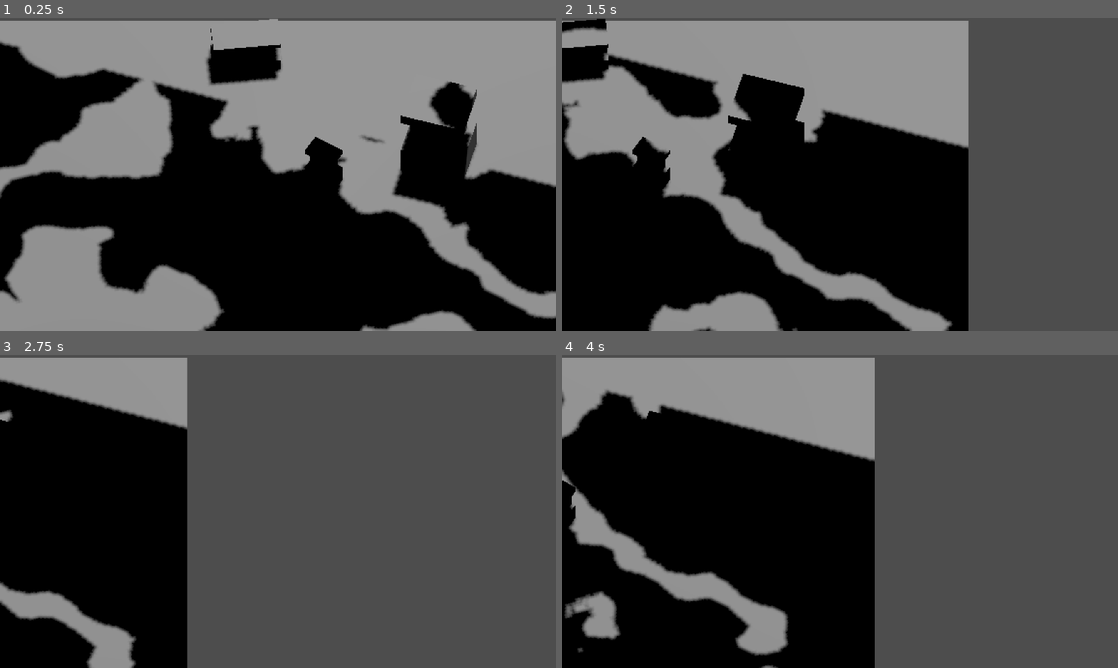
Above: before the commit, frames 1-4 (two rows, left to right).
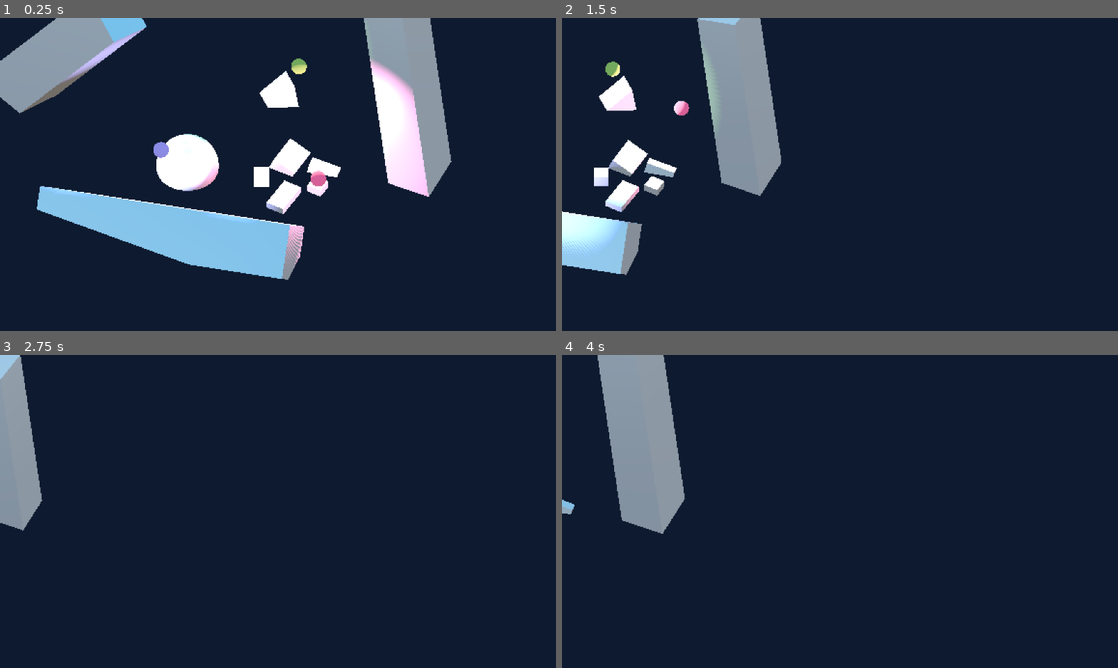
Above: after the commit, the same moments.

Repository: GudBoiNero/godot_pixelized
Game: Godot game, scene res://scenes/world.tscn
Same seed, same stepped clock (60 frames per second), same inputs: the game is played once before the commit and once after it. Before the commit the project starts from res://world.tscn.
Inputs:
- Up to frame 1 (0.25 s): no input
- Up to frame 2 (1.5 s): hold D (right) 0.53-1.28 s; tap End (ui_end) at 0.6 s; tap Home (ui_home) at 0.8, 1.35 s; hold Page Down (ui_page_down) from 1.28 s (still down)
- Up to frame 3 (2.75 s): tap End (ui_end) at 1.55, 2.1 s; release Page Down (ui_page_down) at 2.03 s; hold D (right) from 2.03 s (still down); tap Home (ui_home) at 2.3 s
- Up to frame 4 (4 s): release D (right) at 2.78 s; hold Page Up (ui_page_up) 2.78-3.53 s; tap Home (ui_home) at 2.85, 3.8 s; tap End (ui_end) at 3.05, 3.6 s; hold A (left) from 3.53 s (still down)

The runs differ from the first frame. In frame 1, 96% of the frame differs, in the area x 0-100%, y 0-100%; in frame 2, 97%; in frame 3, 100%; in frame 4, 98%.

Commit message:
cool

Diff:
--- a/level.tscn
+++ /dev/null
@@ -1,165 +0,0 @@
-[gd_scene load_steps=10 format=3 uid="uid://ddv4u8epoum8j"]
-
-[ext_resource type="Shader" path="res://clouds.gdshader" id="1_er7l3"]
-
-[sub_resource type="PlaneMesh" id="PlaneMesh_hgcxf"]
-
-[sub_resource type="FastNoiseLite" id="FastNoiseLite_g54cx"]
-frequency = 0.0195
-
-[sub_resource type="NoiseTexture2D" id="NoiseTexture2D_8rmyi"]
-seamless = true
-seamless_blend_skirt = 1.0
-noise = SubResource("FastNoiseLite_g54cx")
-
-[sub_resource type="FastNoiseLite" id="FastNoiseLite_lvxa5"]
-frequency = 0.0308
-fractal_lacunarity = 1.785
-fractal_gain = 0.325
-
-[sub_resource type="NoiseTexture2D" id="NoiseTexture2D_epvuy"]
-seamless = true
-seamless_blend_skirt = 1.0
-noise = SubResource("FastNoiseLite_lvxa5")
-
-[sub_resource type="ShaderMaterial" id="ShaderMaterial_awsmu"]
-render_priority = 0
-shader = ExtResource("1_er7l3")
-shader_parameter/threshold = 0.419
-shader_parameter/speed = 0.005
-shader_parameter/speed2 = 0.004
-shader_parameter/distortion_value = 0.152
-shader_parameter/uv_scale = Vector2(0.5, 0.5)
-shader_parameter/uv_detail_scale = Vector2(0.65, 0.5)
-shader_parameter/noise = SubResource("NoiseTexture2D_epvuy")
-shader_parameter/bump = SubResource("NoiseTexture2D_8rmyi")
-
-[sub_resource type="PlaneMesh" id="PlaneMesh_fa0xn"]
-material = SubResource("ShaderMaterial_awsmu")
-size = Vector2(10, 10)
-
-[sub_resource type="BoxMesh" id="BoxMesh_605aw"]
-
-[node name="Level" type="Node3D"]
-
-[node name="DirectionalLight3D" type="DirectionalLight3D" parent="."]
-transform = Transform3D(0.873899, 0.476999, 0.0936622, 0.0644294, -0.304635, 0.950287, 0.481819, -0.82442, -0.296953, -1.64836, 51.4708, -3.59583)
-shadow_enabled = true
-
-[node name="Ground" type="MeshInstance3D" parent="."]
-transform = Transform3D(23.2148, 0, 0, 0, 1, 0, 0, 0, 16.7153, 0, 0, 0)
-cast_shadow = 2
-mesh = SubResource("PlaneMesh_hgcxf")
-
-[node name="Sky" type="MeshInstance3D" parent="."]
-transform = Transform3D(23.2198, 0, 0, 0, 1.00021, 0, 0, 0, 16.7189, 0, 40, 0)
-gi_mode = 2
-mesh = SubResource("PlaneMesh_fa0xn")
-
-[node name="Tower1" type="Node3D" parent="."]
-transform = Transform3D(0.960269, 0, -0.279075, 0, 1, 0, 0.279075, 0, 0.960269, -1.31828, 0.44783, -1.94777)
-
-[node name="Block" type="MeshInstance3D" parent="Tower1"]
-transform = Transform3D(0.577472, 0, 0, 0, 1, 0, 0, 0, 0.703959, 0, 0.95823, 0)
-mesh = SubResource("BoxMesh_605aw")
-skeleton = NodePath("../../..")
-
-[node name="Block2" type="MeshInstance3D" parent="Tower1"]
-transform = Transform3D(0.765693, 0, 0, 0, 0.231055, 0, 0, 0, 0.955896, 0, 1.46263, 0)
-mesh = SubResource("BoxMesh_605aw")
-skeleton = NodePath("../../..")
-
-[node name="Block3" type="MeshInstance3D" parent="Tower1"]
-transform = Transform3D(0.765693, 0, 0, 0, 0.838027, 0, 0, 0, 0.955896, 0, 0.0838163, 0)
-mesh = SubResource("BoxMesh_605aw")
-skeleton = NodePath("../../..")
-
-[node name="Tower2" type="Node3D" parent="."]
-transform = Transform3D(0.938854, 0, -0.344315, 0, 1, 0, 0.344315, 0, 0.938854, 0.622957, 0, -2.14114)
-
-[node name="Block" type="MeshInstance3D" parent="Tower2"]
-transform = Transform3D(0.577472, 0, 0, 0, 1, 0, 0, 0, 0.703959, 0, 0.95823, 0)
-mesh = SubResource("BoxMesh_605aw")
-skeleton = NodePath("../../..")
-
-[node name="Block2" type="MeshInstance3D" parent="Tower2"]
-transform = Transform3D(0.765693, 0, 0, 0, 0.231055, 0, 0, 0, 0.955896, 0, 1.46263, 0)
-mesh = SubResource("BoxMesh_605aw")
-skeleton = NodePath("../../..")
-
-[node name="Block3" type="MeshInstance3D" parent="Tower2"]
-transform = Transform3D(0.765693, 0, 0, 0, 0.838027, 0, 0, 0, 0.955896, 0, 0.0838163, 0)
-mesh = SubResource("BoxMesh_605aw")
-skeleton = NodePath("../../..")
-
-[node name="Tower3" type="Node3D" parent="."]
-transform = Transform3D(0.846667, 0, -0.532123, 0, 1, 0, 0.532123, 0, 0.846667, 0.0459971, 0.296554, 2.80248)
-
-[node name="Block" type="MeshInstance3D" parent="Tower3"]
-transform = Transform3D(0.577471, -0.00144882, -1.16229e-06, 0.000836651, 0.999996, 0.00162279, -9.83477e-07, -0.00230523, 0.703957, 0, 0.95823, 0)
-mesh = SubResource("BoxMesh_605aw")
-skeleton = NodePath("../../..")
-
-[node name="Block2" type="MeshInstance3D" parent="Tower3"]
-transform = Transform3D(0.765693, 0, 0, 0, 0.231055, 0, 0, 0, 0.955896, 0, 1.46263, 0)
-mesh = SubResource("BoxMesh_605aw")
-skeleton = NodePath("../../..")
-
-[node name="Block3" type="MeshInstance3D" parent="Tower3"]
-transform = Transform3D(0.765693, 0, 0, 0, 0.838027, 0, 0, 0, 0.955896, 0, 0.0838163, 0)
-mesh = SubResource("BoxMesh_605aw")
-skeleton = NodePath("../../..")
-
-[node name="Tower4" type="Node3D" parent="."]
-transform = Transform3D(5.10229, 0, -0.997282, 0, 3.55676, 0, 1.48284, 0, 3.43155, 10.2803, 0.534547, -6.09378)
-
-[node name="Block" type="MeshInstance3D" parent="Tower4"]
-transform = Transform3D(0.577472, 0, 0, 0, 1, 0, 0, 0, 0.703959, 0, 0.95823, 0)
-mesh = SubResource("BoxMesh_605aw")
-skeleton = NodePath("../../..")
-
-[node name="Block2" type="MeshInstance3D" parent="Tower4"]
-transform = Transform3D(0.765693, 0, 0, 0, 0.231055, 0, 0, 0, 0.955896, 0, 1.46263, 0)
-mesh = SubResource("BoxMesh_605aw")
-skeleton = NodePath("../../..")
-
-[node name="Block3" type="MeshInstance3D" parent="Tower4"]
-transform = Transform3D(0.765693, 0, 0, 0, 0.838027, 0, 0, 0, 0.955896, 0, 0.0838163, 0)
-mesh = SubResource("BoxMesh_605aw")
-skeleton = NodePath("../../..")
-
-[node name="Tower5" type="Node3D" parent="."]
-transform = Transform3D(2.24397, 0, -0.692761, 0, 1.7288, 0, 1.41031, 0, 1.10226, 2.92656, 0.634827, -4.2752)
-
-[node name="Block" type="MeshInstance3D" parent="Tower5"]
-transform = Transform3D(0.577472, 0, 0, 0, 1, 0, 0, 0, 0.703959, 0, 0.95823, 0)
-mesh = SubResource("BoxMesh_605aw")
-skeleton = NodePath("../../..")
-
-[node name="Block2" type="MeshInstance3D" parent="Tower5"]
-transform = Transform3D(0.765693, 0, 0, 0, 0.231055, 0, 0, 0, 0.955896, 0, 1.46263, 0)
-mesh = SubResource("BoxMesh_605aw")
-skeleton = NodePath("../../..")
-
-[node name="Block3" type="MeshInstance3D" parent="Tower5"]
-transform = Transform3D(0.765693, 0, 0, 0, 0.838027, 0, 0, 0, 0.955896, 0, 0.0838163, 0)
-mesh = SubResource("BoxMesh_605aw")
-skeleton = NodePath("../../..")
-
-[node name="Tower6" type="Node3D" parent="."]
-transform = Transform3D(5.64708, 0, 0.218765, 0, 1.65028, 0, -0.588349, 0, 2.09975, -2.0602, 0.152871, -13.7322)
-
-[node name="Block" type="MeshInstance3D" parent="Tower6"]
-transform = Transform3D(0.577472, 0, 0, 0, 1, 0, 0, 0, 0.703959, 0, 0.95823, 0)
-mesh = SubResource("BoxMesh_605aw")
-skeleton = NodePath("../../..")
-
-[node name="Block2" type="MeshInstance3D" parent="Tower6"]
-transform = Transform3D(0.765693, 0, 0, 0, 0.231055, 0, 0, 0, 0.955896, 0, 1.46263, 0)
-mesh = SubResource("BoxMesh_605aw")
-skeleton = NodePath("../../..")
-
-[node name="Block3" type="MeshInstance3D" parent="Tower6"]
-transform = Transform3D(0.765693, 0, 0, 0, 0.838027, 0, 0, 0, 0.955896, 0, 0.0838163, 0)
-mesh = SubResource("BoxMesh_605aw")
-skeleton = NodePath("../../..")
--- a/project.godot
+++ b/project.godot
@@ -12,7 +12,7 @@
 
 config/name="godot_pixelized"
 config/description="No Description"
-run/main_scene="res://world.tscn"
+run/main_scene="res://scenes/world.tscn"
 config/features=PackedStringArray("4.3", "Forward Plus")
 config/icon="res://icon.svg"
 
@@ -48,4 +48,10 @@
 [rendering]
 
 textures/canvas_textures/default_texture_filter=0
+lights_and_shadows/directional_shadow/soft_shadow_filter_quality=4
 lights_and_shadows/directional_shadow/16_bits=false
+lights_and_shadows/positional_shadow/soft_shadow_filter_quality=4
+lights_and_shadows/positional_shadow/atlas_16_bits=false
+lights_and_shadows/positional_shadow/atlas_quadrant_0_subdiv=4
+lights_and_shadows/positional_shadow/atlas_quadrant_1_subdiv=4
+lights_and_shadows/positional_shadow/atlas_quadrant_2_subdiv=4
--- /dev/null
+++ b/scenes/level.tscn
@@ -0,0 +1,227 @@
+[gd_scene load_steps=24 format=3 uid="uid://bvdl8fpvta2ek"]
+
+[ext_resource type="Shader" path="res://shaders/clouds.gdshader" id="1_er7l3"]
+[ext_resource type="Script" path="res://scripts/rotator.gd" id="2_wxojq"]
+
+[sub_resource type="ProceduralSkyMaterial" id="ProceduralSkyMaterial_om055"]
+sky_top_color = Color(0.16954, 0.401078, 0.625033, 1)
+sky_horizon_color = Color(0.747087, 0.754783, 0.766936, 1)
+
+[sub_resource type="Sky" id="Sky_cpc4e"]
+sky_material = SubResource("ProceduralSkyMaterial_om055")
+
+[sub_resource type="Environment" id="Environment_lx14g"]
+background_mode = 2
+sky = SubResource("Sky_cpc4e")
+tonemap_mode = 1
+sdfgi_use_occlusion = true
+sdfgi_min_cell_size = 16.0
+sdfgi_cascade0_distance = 1024.0
+sdfgi_max_distance = 16384.0
+sdfgi_y_scale = 2
+volumetric_fog_density = 0.1
+
+[sub_resource type="StandardMaterial3D" id="StandardMaterial3D_hwjr5"]
+albedo_color = Color(0.717647, 0.266667, 0.435294, 1)
+metallic = 1.0
+metallic_specular = 1.0
+emission_enabled = true
+emission = Color(0.717647, 0.266667, 0.435294, 1)
+subsurf_scatter_enabled = true
+
+[sub_resource type="SphereMesh" id="SphereMesh_2jfhb"]
+material = SubResource("StandardMaterial3D_hwjr5")
+
+[sub_resource type="StandardMaterial3D" id="StandardMaterial3D_ewaus"]
+albedo_color = Color(0.333333, 0.505882, 0.243137, 1)
+metallic = 1.0
+metallic_specular = 1.0
+emission_enabled = true
+emission = Color(0.333333, 0.505882, 0.243137, 1)
+subsurf_scatter_enabled = true
+
+[sub_resource type="SphereMesh" id="SphereMesh_k6w4b"]
+material = SubResource("StandardMaterial3D_ewaus")
+
+[sub_resource type="StandardMaterial3D" id="StandardMaterial3D_gf8qg"]
+albedo_color = Color(0.407843, 0.4, 0.752941, 1)
+metallic = 1.0
+metallic_specular = 1.0
+emission_enabled = true
+emission = Color(0.407843, 0.4, 0.752941, 1)
+subsurf_scatter_enabled = true
+
+[sub_resource type="SphereMesh" id="SphereMesh_av3t0"]
+material = SubResource("StandardMaterial3D_gf8qg")
+
+[sub_resource type="BoxMesh" id="BoxMesh_ldwys"]
+size = Vector3(4000, 1, 400)
+
+[sub_resource type="StandardMaterial3D" id="StandardMaterial3D_gumcl"]
+shading_mode = 2
+diffuse_mode = 3
+specular_mode = 1
+vertex_color_use_as_albedo = true
+albedo_color = Color(0.201092, 0.158445, 0.184912, 1)
+heightmap_scale = 12.551
+distance_fade_max_distance = 0.0
+
+[sub_resource type="FastNoiseLite" id="FastNoiseLite_g54cx"]
+frequency = 0.0195
+
+[sub_resource type="NoiseTexture2D" id="NoiseTexture2D_8rmyi"]
+seamless = true
+seamless_blend_skirt = 1.0
+noise = SubResource("FastNoiseLite_g54cx")
+
+[sub_resource type="FastNoiseLite" id="FastNoiseLite_lvxa5"]
+frequency = 0.0308
+fractal_lacunarity = 1.785
+fractal_gain = 0.325
+
+[sub_resource type="NoiseTexture2D" id="NoiseTexture2D_epvuy"]
+seamless = true
+seamless_blend_skirt = 1.0
+noise = SubResource("FastNoiseLite_lvxa5")
+
+[sub_resource type="ShaderMaterial" id="ShaderMaterial_awsmu"]
+render_priority = 0
+shader = ExtResource("1_er7l3")
+shader_parameter/threshold = 0.419
+shader_parameter/speed = 0.005
+shader_parameter/speed2 = 0.004
+shader_parameter/distortion_value = 0.152
+shader_parameter/uv_scale = Vector2(0.5, 0.5)
+shader_parameter/uv_detail_scale = Vector2(0.65, 0.5)
+shader_parameter/noise = SubResource("NoiseTexture2D_epvuy")
+shader_parameter/bump = SubResource("NoiseTexture2D_8rmyi")
+
+[sub_resource type="PlaneMesh" id="PlaneMesh_fa0xn"]
+material = SubResource("ShaderMaterial_awsmu")
+size = Vector2(10, 10)
+
+[sub_resource type="StandardMaterial3D" id="StandardMaterial3D_c1ue7"]
+diffuse_mode = 3
+metallic = 0.52
+metallic_specular = 0.87
+roughness = 0.18
+emission_enabled = true
+emission_energy_multiplier = 4.69
+
+[sub_resource type="PrismMesh" id="PrismMesh_qk2lu"]
+material = SubResource("StandardMaterial3D_c1ue7")
+size = Vector3(2, 2, 1.5)
+
+[sub_resource type="BoxMesh" id="BoxMesh_x8014"]
+material = SubResource("StandardMaterial3D_c1ue7")
+
+[sub_resource type="SphereMesh" id="SphereMesh_b15yr"]
+material = SubResource("StandardMaterial3D_c1ue7")
+radius = 2.0
+height = 4.0
+
+[node name="Level" type="Node3D"]
+
+[node name="WorldEnvironment" type="WorldEnvironment" parent="."]
+environment = SubResource("Environment_lx14g")
+
+[node name="Red" type="Node3D" parent="."]
+transform = Transform3D(1, 0, 0, 0, 1, 0, 0, 0, 1, -3.11797, 0, -1.58742)
+script = ExtResource("2_wxojq")
+rotation_speed_y = 43.0
+
+[node name="OmniLight3D" type="OmniLight3D" parent="Red"]
+transform = Transform3D(1, 0, 0, 0, 1, 0, 0, 0, 1, 4.64336, 3.13272, 6.07262)
+light_color = Color(0.718161, 0.264921, 0.436503, 1)
+light_energy = 1.808
+light_specular = 7.611
+shadow_enabled = true
+omni_range = 8.706
+omni_attenuation = -0.143
+
+[node name="LightSphere" type="MeshInstance3D" parent="Red/OmniLight3D"]
+mesh = SubResource("SphereMesh_2jfhb")
+
+[node name="Green" type="Node3D" parent="."]
+transform = Transform3D(1, 0, 0, 0, 1, 0, 0, 0, 1, 0, 4.49296, 0)
+script = ExtResource("2_wxojq")
+rotation_speed_y = 20.0
+
+[node name="OmniLight3D3" type="OmniLight3D" parent="Green"]
+transform = Transform3D(1, 0, 0, 0, 1, 0, 0, 0, 1, 1.63282, 1.80811, -3.32788)
+light_color = Color(0.332932, 0.506768, 0.242456, 1)
+light_energy = 1.808
+light_specular = 7.611
+shadow_enabled = true
+omni_range = 8.706
+omni_attenuation = -0.143
+
+[node name="LightSphere" type="MeshInstance3D" parent="Green/OmniLight3D3"]
+mesh = SubResource("SphereMesh_k6w4b")
+
+[node name="Blue" type="Node3D" parent="."]
+script = ExtResource("2_wxojq")
+rotation_speed_y = 10.0
+
+[node name="OmniLight3D2" type="OmniLight3D" parent="Blue"]
+transform = Transform3D(1, 0, 0, 0, 1, 0, 0, 0, 1, -7.56815, 4.40908, 1.85618)
+light_color = Color(0.407267, 0.400378, 0.752209, 1)
+light_energy = 1.808
+light_specular = 7.611
+shadow_enabled = true
+omni_range = 8.706
+omni_attenuation = -0.143
+
+[node name="LightSphere" type="MeshInstance3D" parent="Blue/OmniLight3D2"]
+mesh = SubResource("SphereMesh_av3t0")
+
+[node name="Ground" type="MeshInstance3D" parent="."]
+cast_shadow = 2
+mesh = SubResource("BoxMesh_ldwys")
+surface_material_override/0 = SubResource("StandardMaterial3D_gumcl")
+
+[node name="Sky" type="MeshInstance3D" parent="."]
+transform = Transform3D(23.2198, 0, 0, 0, 1.00021, 0, 0, 0, 16.7189, 0, 40, 0)
+visible = false
+gi_mode = 2
+mesh = SubResource("PlaneMesh_fa0xn")
+
+[node name="Mesh" type="MeshInstance3D" parent="."]
+transform = Transform3D(-0.136783, -0.917211, 0.374186, 0.989062, -0.147499, 0, 0.0551919, 0.370093, 0.927354, 0, 3.48595, -3.73115)
+mesh = SubResource("PrismMesh_qk2lu")
+
+[node name="Cube1" type="MeshInstance3D" parent="."]
+transform = Transform3D(1, 0, 0, 0, 1.6417, 0, 0, 0, 1, -1.03869, 0.460362, 1.0994)
+mesh = SubResource("BoxMesh_x8014")
+
+[node name="Cube2" type="MeshInstance3D" parent="."]
+transform = Transform3D(-1.07577, 0, -1.153, 0, 1, 0, -0.623325, 0, 1.98992, 0.373608, 0.453063, 2.79511)
+mesh = SubResource("BoxMesh_x8014")
+
+[node name="Cube3" type="MeshInstance3D" parent="."]
+transform = Transform3D(0.865248, 0, -0.501345, 0, 1, 0, 0.501345, 0, 0.865248, 2.53748, 0.518955, 1.82738)
+mesh = SubResource("BoxMesh_x8014")
+
+[node name="Cube4" type="MeshInstance3D" parent="."]
+transform = Transform3D(1.83526, 0.338443, -0.172834, -0.38007, 1.18879, 0.229502, 0.565214, -0.29955, 0.715523, 2.87676, 0.307816, 0.196627)
+mesh = SubResource("BoxMesh_x8014")
+
+[node name="Cube5" type="MeshInstance3D" parent="."]
+transform = Transform3D(1.30502, 0.404032, -1.05666, -0.597562, 1.16074, -0.0139103, 0.717358, 0.231891, 1.91068, 0.710186, 0.542644, -0.655792)
+mesh = SubResource("BoxMesh_x8014")
+
+[node name="Cube6" type="MeshInstance3D" parent="."]
+transform = Transform3D(2.52387, -2.11688, -1.50028, 0.560518, 16.6334, 0.465649, 1.13355, -3.51152, 3.11012, 8.4847, 5.06455, -0.655792)
+mesh = SubResource("BoxMesh_x8014")
+
+[node name="Cube7" type="MeshInstance3D" parent="."]
+transform = Transform3D(2.11415, 7.78393, 1.68071, -0.420152, 14.1274, -1.90142, -1.82288, 5.77146, 2.38754, -14.1752, 5.06455, -5.55876)
+mesh = SubResource("BoxMesh_x8014")
+
+[node name="Cube8" type="MeshInstance3D" parent="."]
+transform = Transform3D(0.932577, 15.972, -0.512446, -1.94331, 2.251, -2.48547, -1.82288, 5.77146, 2.38754, -7.01406, 0.484365, 5.79928)
+mesh = SubResource("BoxMesh_x8014")
+
+[node name="Sphere" type="MeshInstance3D" parent="."]
+transform = Transform3D(1, 0, 0, 0, 1, 0, 0, 0, 1, -5.78578, 0.826409, 0)
+mesh = SubResource("SphereMesh_b15yr")
--- /dev/null
+++ b/scenes/world.tscn
@@ -0,0 +1,65 @@
+[gd_scene load_steps=7 format=3 uid="uid://dk0uwt5dx3fhd"]
+
+[ext_resource type="Script" path="res://scripts/camera.gd" id="1_07d1v"]
+[ext_resource type="Shader" path="res://shaders/pixelart_stylizer.gdshader" id="2_8ok65"]
+[ext_resource type="PackedScene" uid="uid://bvdl8fpvta2ek" path="res://scenes/level.tscn" id="3_qdsef"]
+
+[sub_resource type="ShaderMaterial" id="ShaderMaterial_qhqmc"]
+render_priority = 0
+shader = ExtResource("2_8ok65")
+shader_parameter/depth_threshold = 0.05
+shader_parameter/reverse_depth_threshold = 0.25
+shader_parameter/normal_threshold = 0.6
+shader_parameter/darken_amount = 0.3
+shader_parameter/lighten_amount = 1.5
+shader_parameter/normal_edge_bias = Vector3(1, 1, 1)
+shader_parameter/light_direction = Vector3(0, 0, 0)
+
+[sub_resource type="QuadMesh" id="QuadMesh_ufe00"]
+flip_faces = true
+size = Vector2(2, 2)
+
+[sub_resource type="SphereMesh" id="SphereMesh_6hrgv"]
+
+[node name="World" type="Node3D"]
+
+[node name="SubViewportContainer" type="SubViewportContainer" parent="."]
+anchors_preset = 15
+anchor_right = 1.0
+anchor_bottom = 1.0
+grow_horizontal = 2
+grow_vertical = 2
+stretch = true
+stretch_shrink = 2
+
+[node name="SubViewport" type="SubViewport" parent="SubViewportContainer"]
+handle_input_locally = false
+canvas_item_default_texture_filter = 0
+sdf_oversize = 0
+sdf_scale = 0
+size = Vector2i(576, 324)
+render_target_update_mode = 4
+
+[node name="CameraAnchor" type="Node3D" parent="SubViewportContainer/SubViewport" node_paths=PackedStringArray("camera")]
+transform = Transform3D(1, 0, 0, 0, 0.707107, 0.707107, 0, -0.707107, 0.707107, 0, 0, 0)
+script = ExtResource("1_07d1v")
+camera = NodePath("Camera")
+
+[node name="Camera" type="Camera3D" parent="SubViewportContainer/SubViewport/CameraAnchor"]
+transform = Transform3D(1, 0, 0, 0, 1, 0, 0, 0, 1, 0, 0, 60)
+projection = 1
+current = true
+fov = 37.8493
+size = 20.0
+near = 0.001
+far = 100.0
+
+[node name="PostProcessing" type="MeshInstance3D" parent="SubViewportContainer/SubViewport/CameraAnchor/Camera"]
+material_override = SubResource("ShaderMaterial_qhqmc")
+extra_cull_margin = 16384.0
+mesh = SubResource("QuadMesh_ufe00")
+
+[node name="Anchor" type="MeshInstance3D" parent="SubViewportContainer/SubViewport/CameraAnchor"]
+mesh = SubResource("SphereMesh_6hrgv")
+
+[node name="Level" parent="SubViewportContainer/SubViewport" instance=ExtResource("3_qdsef")]
--- a/camera.gd
+++ b/scripts/camera.gd
@@ -1,7 +1,10 @@
 extends Node3D
 
 @export var MOVE_SPEED: float = 20
+@export var ZOOM_SPEED: float = 5
+@export var FAR_SPEED: float = 50
 
+@export var camera: Camera3D
 
 func _physics_process(delta: float) -> void:
 	var move_input: Vector3 = Vector3(
@@ -9,9 +12,12 @@
 		0,
 		Input.get_axis("up", "down")
 	)
-
+	var zoom_input: float = Input.get_axis("ui_page_up", "ui_page_down")
+	var far_input: float = Input.get_axis("ui_home", "ui_end")
 	var rotate_input: Vector2 = Vector2(Input.get_axis("ui_down", "ui_up"), Input.get_axis("ui_right", "ui_left"))
 
+	camera.size += zoom_input * ZOOM_SPEED * delta
+	camera.position.z += far_input * FAR_SPEED * delta
 	rotation.y += rotate_input.y * delta
 	rotation.x += rotate_input.x * delta
 	position += move_input.rotated(Vector3.UP, rotation.y) * delta * MOVE_SPEED
--- /dev/null
+++ b/scripts/rotator.gd
@@ -0,0 +1,17 @@
+extends Node3D
+
+# Export variables for rotation speeds (degrees per second)
+@export var rotation_speed_x: float = 0.0  # Rotation speed around the X-axis
+@export var rotation_speed_y: float = 0.0  # Rotation speed around the Y-axis
+@export var rotation_speed_z: float = 0.0  # Rotation speed around the Z-axis
+
+func _process(delta: float) -> void:
+	# Calculate rotation increments based on delta time and rotation speeds
+	var rotation_increment = Vector3(
+		rotation_speed_x * delta,
+		rotation_speed_y * delta,
+		rotation_speed_z * delta
+	)
+
+	# Apply the rotation increment to the node's rotation
+	rotation_degrees += rotation_increment
--- a/world.tscn
+++ /dev/null
@@ -1,66 +0,0 @@
-[gd_scene load_steps=7 format=3 uid="uid://dk0uwt5dx3fhd"]
-
-[ext_resource type="Script" path="res://camera.gd" id="1_1mdux"]
-[ext_resource type="Shader" path="res://pixelart_stylizer.gdshader" id="1_wgcdp"]
-[ext_resource type="PackedScene" uid="uid://ddv4u8epoum8j" path="res://level.tscn" id="2_0wt8x"]
-
-[sub_resource type="ShaderMaterial" id="ShaderMaterial_d7nbm"]
-render_priority = 0
-shader = ExtResource("1_wgcdp")
-shader_parameter/depth_threshold = 0.05
-shader_parameter/reverse_depth_threshold = 0.25
-shader_parameter/normal_threshold = 0.6
-shader_parameter/darken_amount = 0.3
-shader_parameter/lighten_amount = 1.5
-shader_parameter/normal_edge_bias = Vector3(1, 1, 1)
-shader_parameter/light_direction = Vector3(-0.96, -0.18, 0.2)
-
-[sub_resource type="ShaderMaterial" id="ShaderMaterial_7o5fi"]
-render_priority = 0
-shader = ExtResource("1_wgcdp")
-shader_parameter/depth_threshold = 0.05
-shader_parameter/reverse_depth_threshold = 0.25
-shader_parameter/normal_threshold = 0.6
-shader_parameter/darken_amount = 0.3
-shader_parameter/lighten_amount = 1.5
-shader_parameter/normal_edge_bias = Vector3(1, 1, 1)
-shader_parameter/light_direction = Vector3(-0.96, -0.18, 0.2)
-
-[sub_resource type="QuadMesh" id="QuadMesh_ufe00"]
-material = SubResource("ShaderMaterial_7o5fi")
-flip_faces = true
-size = Vector2(2, 2)
-center_offset = Vector3(0, 0, -2)
-
-[node name="World" type="Node3D"]
-
-[node name="SubViewportContainer" type="SubViewportContainer" parent="."]
-anchors_preset = 15
-anchor_right = 1.0
-anchor_bottom = 1.0
-grow_horizontal = 2
-grow_vertical = 2
-stretch = true
-stretch_shrink = 2
-
-[node name="SubViewport" type="SubViewport" parent="SubViewportContainer"]
-handle_input_locally = false
-size = Vector2i(576, 324)
-render_target_update_mode = 4
-
-[node name="Camera" type="Camera3D" parent="SubViewportContainer/SubViewport"]
-transform = Transform3D(1, 0, 0, 0, 0.573576, 0.819152, 0, -0.819152, 0.573576, 0, 9.37234, 1.821)
-projection = 1
-current = true
-size = 20.0
-near = 0.001
-far = 400.0
-script = ExtResource("1_1mdux")
-
-[node name="PostProcessing" type="MeshInstance3D" parent="SubViewportContainer/SubViewport/Camera"]
-material_override = SubResource("ShaderMaterial_d7nbm")
-cast_shadow = 0
-extra_cull_margin = 16384.0
-mesh = SubResource("QuadMesh_ufe00")
-
-[node name="Level" parent="SubViewportContainer/SubViewport" instance=ExtResource("2_0wt8x")]
Not shown, changed: icon.svg.import
Renamed: clouds.gdshader -> shaders/clouds.gdshader
Renamed: pixelart_stylizer.gdshader -> shaders/pixelart_stylizer.gdshader
